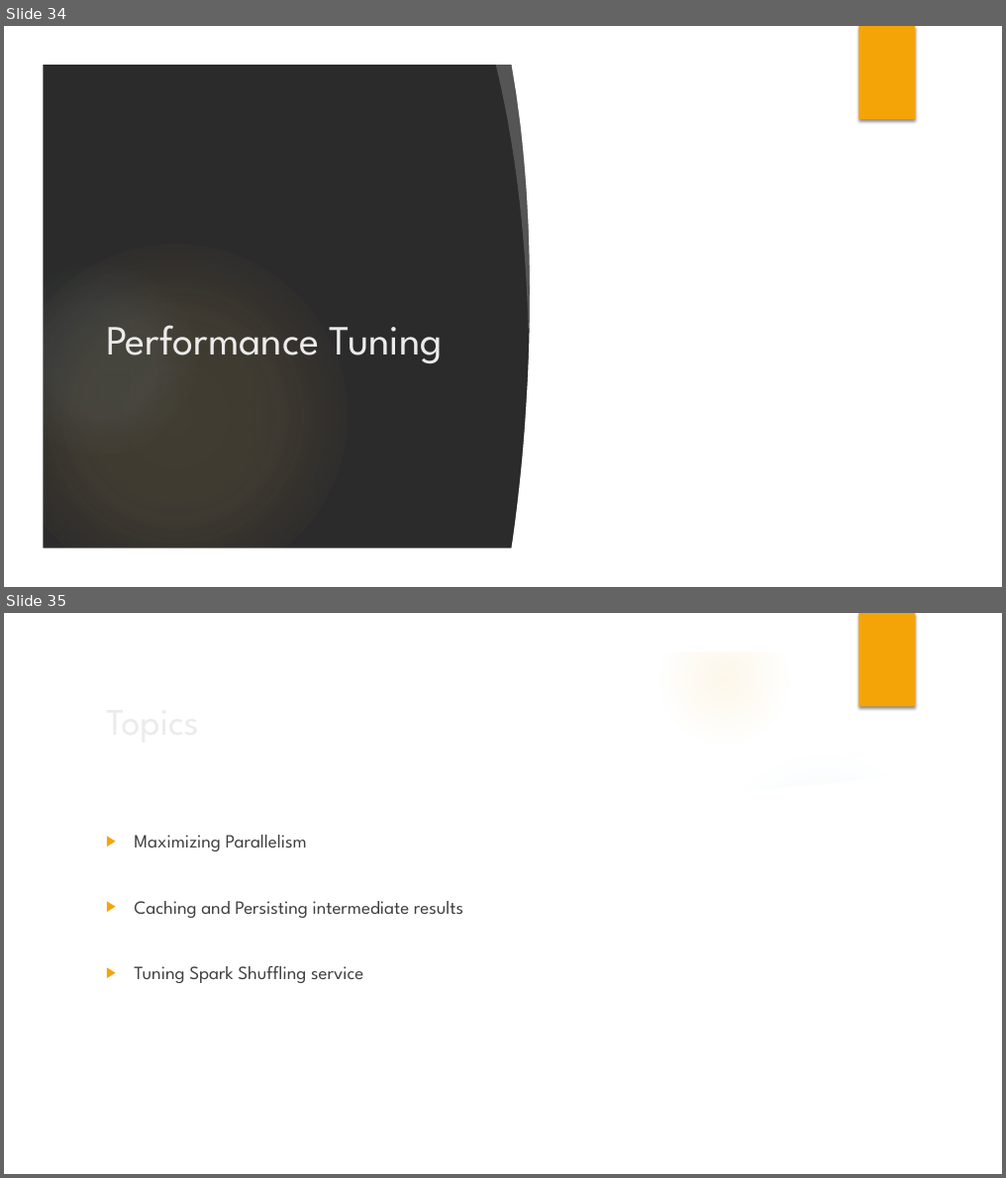
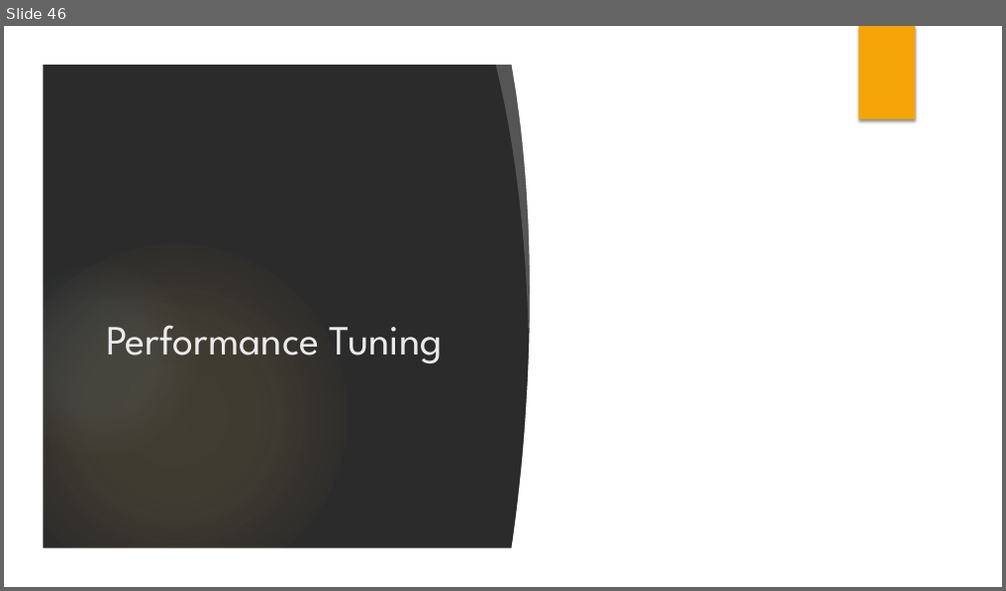
Before and after one commit to azimmerman0125/spark-training-october-13, a slide deck: slides/Introduction to Apache Spark.pptx. Shown one above the other, each under a label of ours: slides 34 and 35 before the commit, slide 46 after it. The pictures are 1006x1178 and 1006x591 pixels, drawn with LibreOffice and Linux fonts; fonts in the diff are those of the drawing; background and template pictures are left out; a plain dark background stands for a picture behind light text. Boxes give left, top, right and bottom in pixels: in the first picture for what was removed or moved away, otherwise in the second. Text is boxed around its words. In the diff, an @@ line names an element or a change of style, - is before the commit and + after.

```diff
--- a/slides/Introduction to Apache Spark.pptx
+++ b/slides/Introduction to Apache Spark.pptx
@@ slide 35 removed at <box>4,613,1002,1174</box>, background picture (left out); not listed: 7 template elements that a slide beside it also shows @@
@@ title removed at <box>98,691,816,751</box> @@
-Topics
@@ freeform shape removed at <box>698,738,971,819</box> @@
@@ ellipse removed at <box>709,750,939,980</box> @@
@@ freeform shape removed at <box>42,765,964,1137</box> @@
@@ text removed at <box>134,835,463,983</box> @@
-▶ Maximizing Parallelism
-▶ Caching and Persisting intermediate results
-▶ Tuning Spark Shuffling service
@@ what was slide 34 is now slide 46 @@
```
Also in this commit, not shown: 12 slides changed, 15 slides added, 2 other slides removed.
